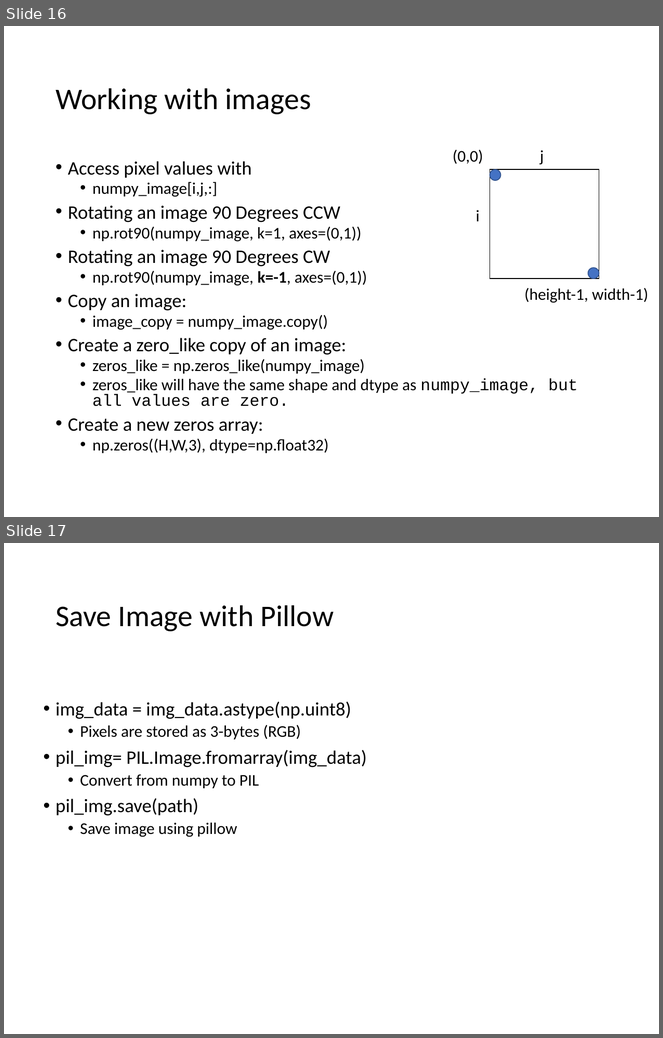
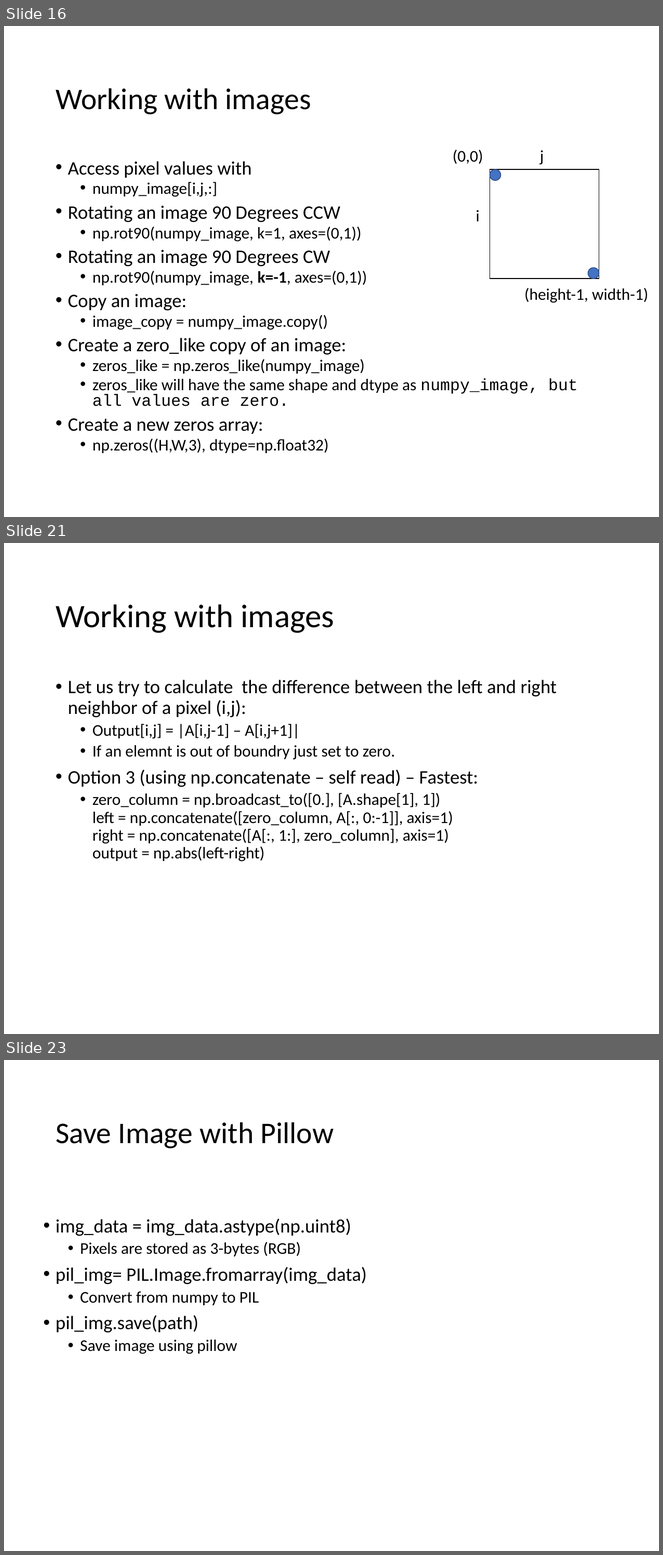
Before and after one commit to lironcohen8/CG_Seam_Carving, a slide deck: Ex1.pptx. Shown one above the other, each under a label of ours: slides 16 and 17 before the commit, slides 16, 21 and 23 after it; the slides between them are not shown. The pictures are 663x1038 and 663x1555 pixels, drawn with LibreOffice and Linux fonts; fonts in the diff are those of the drawing. Boxes give left, top, right and bottom in pixels: in the first picture for what was removed or moved away, otherwise in the second. Text is boxed around its words. In the diff, an @@ line names an element or a change of style, - is before the commit and + after.

```diff
--- a/Ex1.pptx
+++ b/Ex1.pptx
@@ slide 21 added at (4, 543, 659, 1034), background #FFFFFF @@
@@ title added at (55, 604, 334, 633), 36 pt, text #000000 @@
+Working with images
@@ text added at (68, 680, 557, 862), 18 pt, text #000000 @@
+• Let us try to calculate the difference between the left and right neighbor of a pixel (i,j):
+  • Output[i,j] = |A[i,j-1] – A[i,j+1]|
+  • If an elemnt is out of boundry just set to zero.
+• Option 3 (using np.concatenate – self read) – Fastest:
+  • zero_column = np.broadcast_to([0.], [A.shape[1], 1])
+    left = np.concatenate([zero_column, A[:, 0:-1]], axis=1)
+    right = np.concatenate([A[:, 1:], zero_column], axis=1)
+    output = np.abs(left-right)
@@ what was slide 17 is now slide 23 @@
```
Also in this commit, not shown: 5 other slides added, 20 other files.
